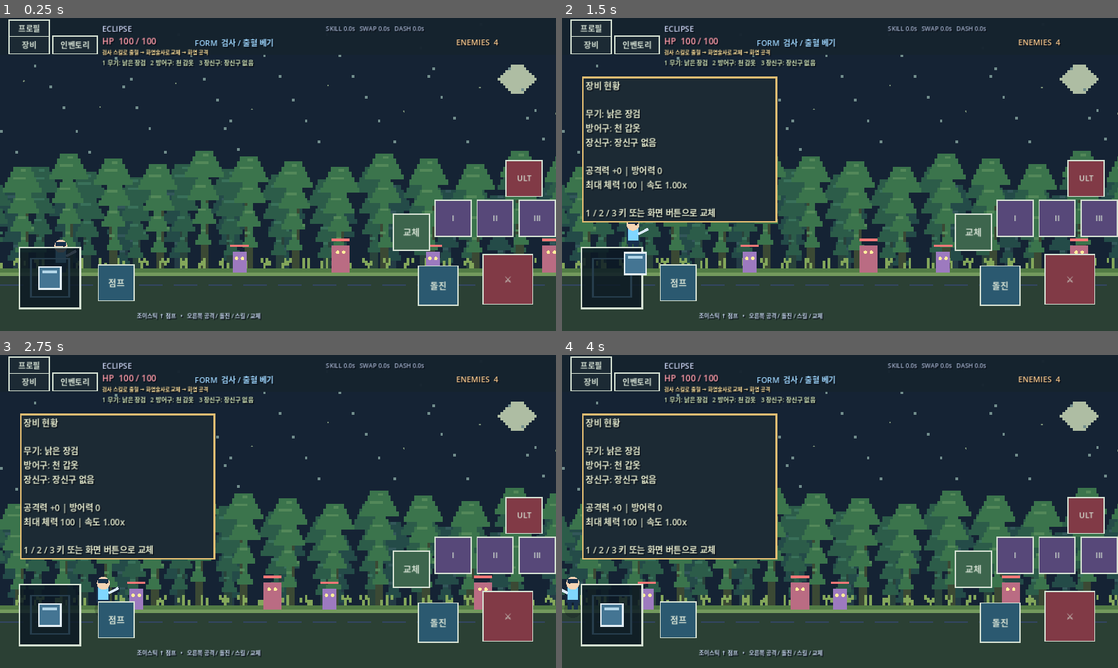
Above: before the commit, frames 1-4 (two rows, left to right).
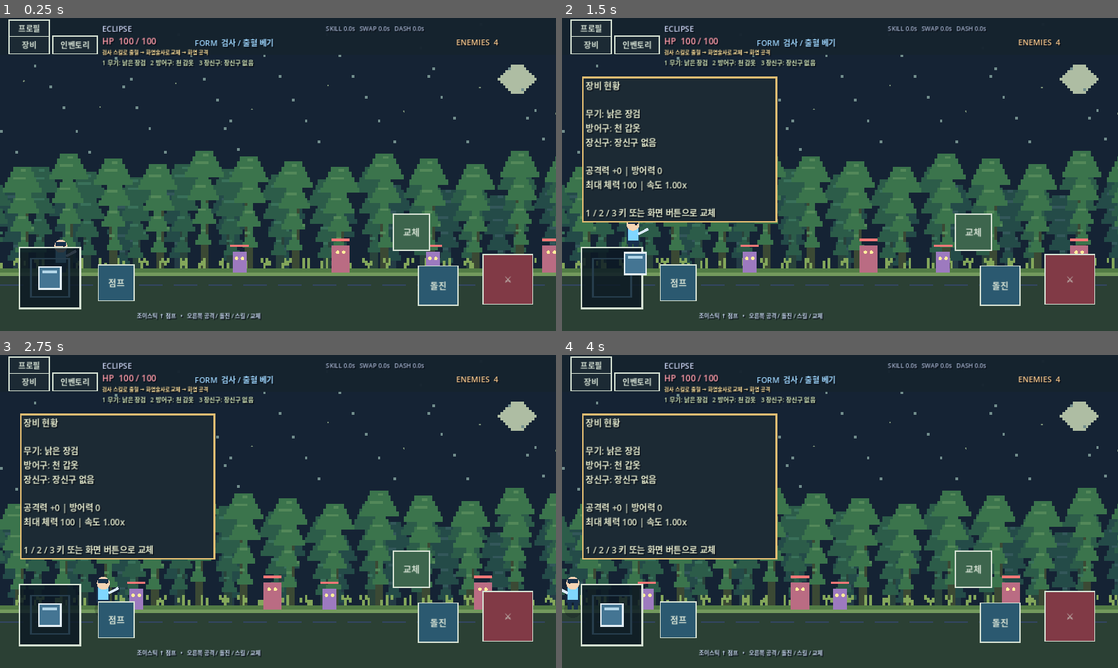
Above: after the commit, the same moments.

Repository: ogw07222-tech/eclipse
Game: Godot game, scene res://scenes/main.tscn
Two runs of this game, one before a commit and one after it. Both use one fixed random seed, a clock stepped at 60 frames per second and the inputs below.
Inputs (mouse positions are in pixels of both pictures, inside the frame that each line leads up to):
- Up to frame 1 (0.25 s): no input
- Up to frame 2 (1.5 s): click "장비" at 0.5 s; tap Enter at 1.25 s; drag from (612, 277) to (895, 105) at 1.27 s
- Up to frame 3 (2.75 s): drag from (166, 527) to (250, 574) at 2.02 s
- Up to frame 4 (4 s): move the mouse to (895, 442) at 2.77 s; hold A (left) 2.78-3.5 s; tap Shift (dash) at 2.85 s; tap Q (ultimate) at 3.05 s; drag from (812, 574) to (673, 464) at 3.52 s

The runs differ from the first frame. In frame 1, 3.2% of the frame differs, in the area x 78-100%, y 45-70%; in frame 2, 3.2%; in frame 3, 3.2%; in frame 4, 3.2%.
Error after the commit: Parse Error: Cannot infer the type of "duration" variable because the value doesn't have a set type. (res://scripts/skill_cooldown_button.gd:27)

Commit message:
fix: keep duration lookup strictly typed and predictable

Diff:
--- a/scripts/skill_cooldown_button.gd
+++ b/scripts/skill_cooldown_button.gd
@@ -24,9 +24,7 @@
   return float(actor.skill_cooldowns[slot])
 
 func _draw() -> void:
-  var duration := float(actor.ULTIMATE_DURATION) if is_ultimate and is_instance_valid(actor) else 1.0
-  if is_instance_valid(actor) and not is_ultimate:
-    duration = float(actor.SKILL_DURATIONS[slot])
+  var duration := 22.0 if is_ultimate else [3.4, 5.0, 7.0][slot]
   var remaining := _remaining()
   var fill_fraction := clampf(1.0 - remaining / maxf(0.01, duration), 0.0, 1.0)
   var fill_height := floorf((size.y - 8.0) * fill_fraction / 4.0) * 4.0
